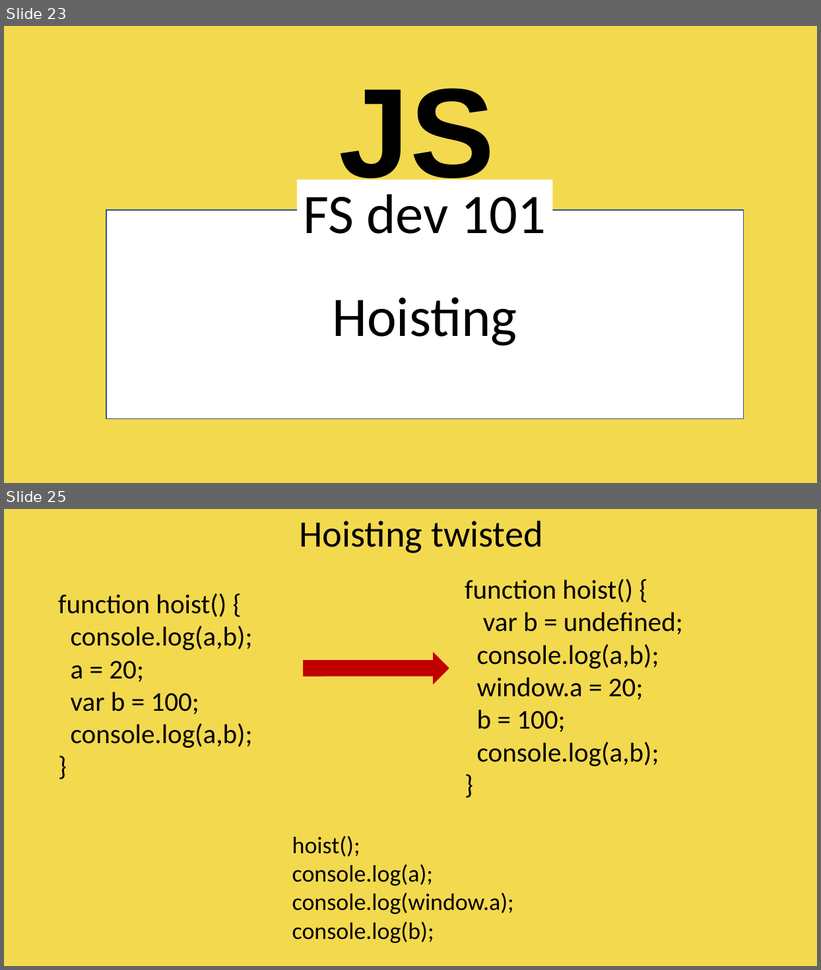
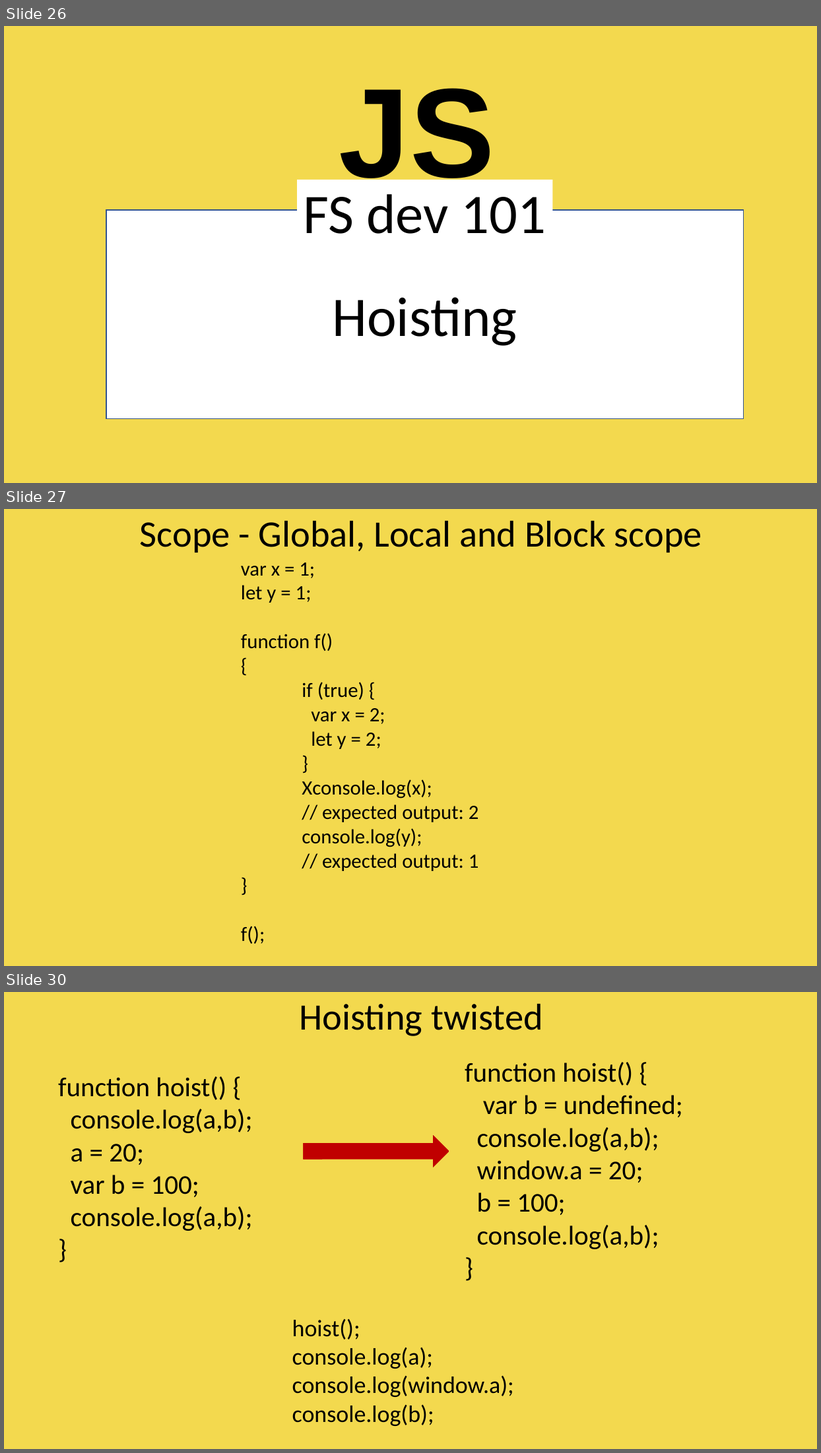
Before and after one commit to vishwanantha/javascript-101, a slide deck: ppt/001 - DataTypes.pptx. Shown one above the other, each under a label of ours: slides 23 and 25 before the commit, slides 26, 27 and 30 after it; the slides between them are not shown. The pictures are 821x970 and 821x1453 pixels, drawn with LibreOffice and Linux fonts; fonts in the diff are those of the drawing; background and template pictures are left out. Boxes give left, top, right and bottom in pixels: in the first picture for what was removed or moved away, otherwise in the second. Text is boxed around its words. In the diff, an @@ line names an element or a change of style, - is before the commit and + after.

```diff
--- a/ppt/001 - DataTypes.pptx
+++ b/ppt/001 - DataTypes.pptx
@@ slide 27 added at <box>4,509,817,966</box>, background picture (left out) @@
@@ text added at <box>140,520,702,553</box>, 44 pt, text #000000 @@
+Scope - Global, Local and Block scope
@@ text added at <box>241,562,479,944</box>, 24 pt, text #000000 @@
+var x = 1;
+let y = 1;
+function f()
+{
+if (true) {
+var x = 2;
+let y = 2;
+}
+Xconsole.log(x);
+// expected output: 2
+console.log(y);
+// expected output: 1
+}
+f();
@@ what was slide 23 is now slide 26 @@
@@ what was slide 25 is now slide 30 @@
```
Also in this commit, not shown: 4 slides changed, 4 other slides added.
